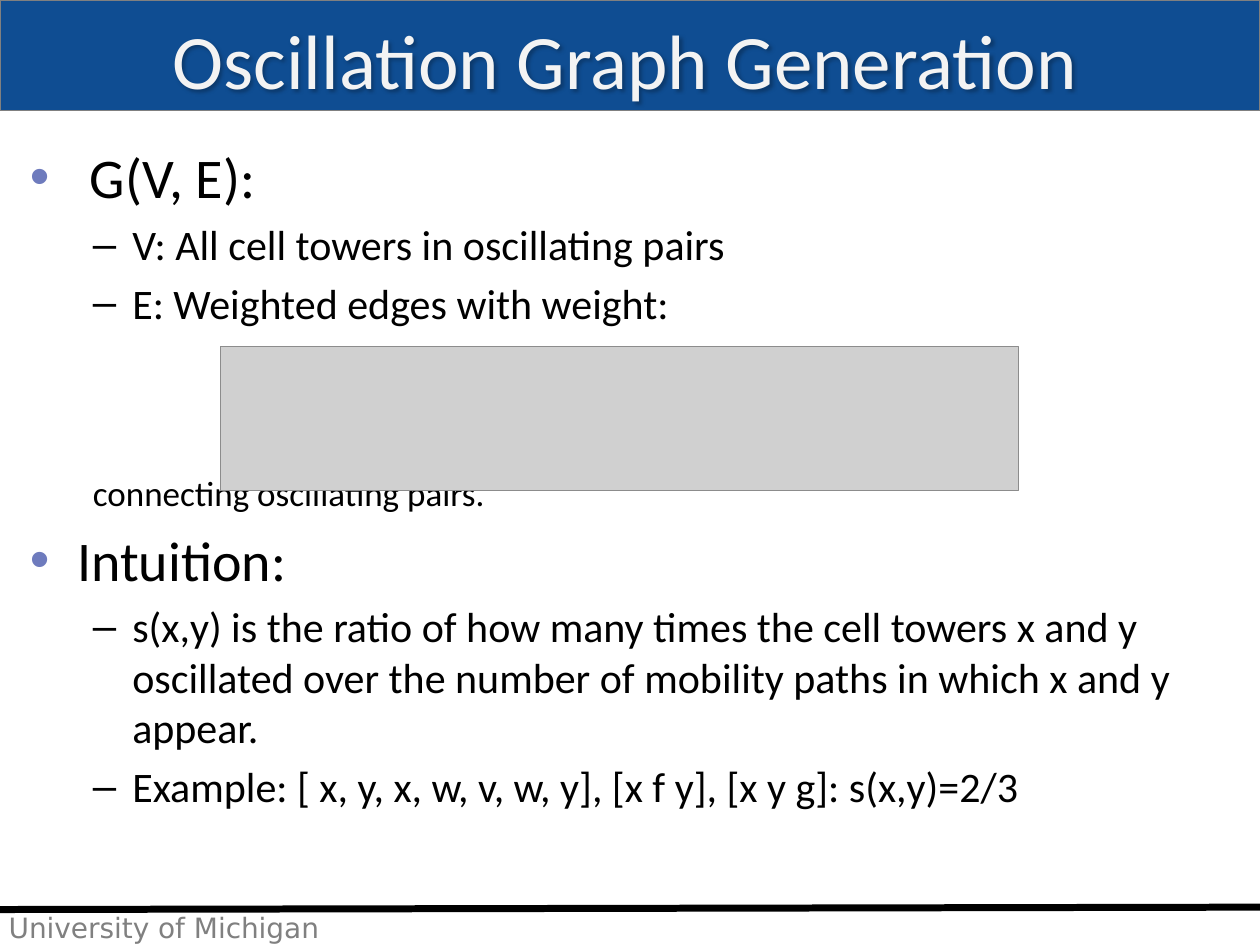
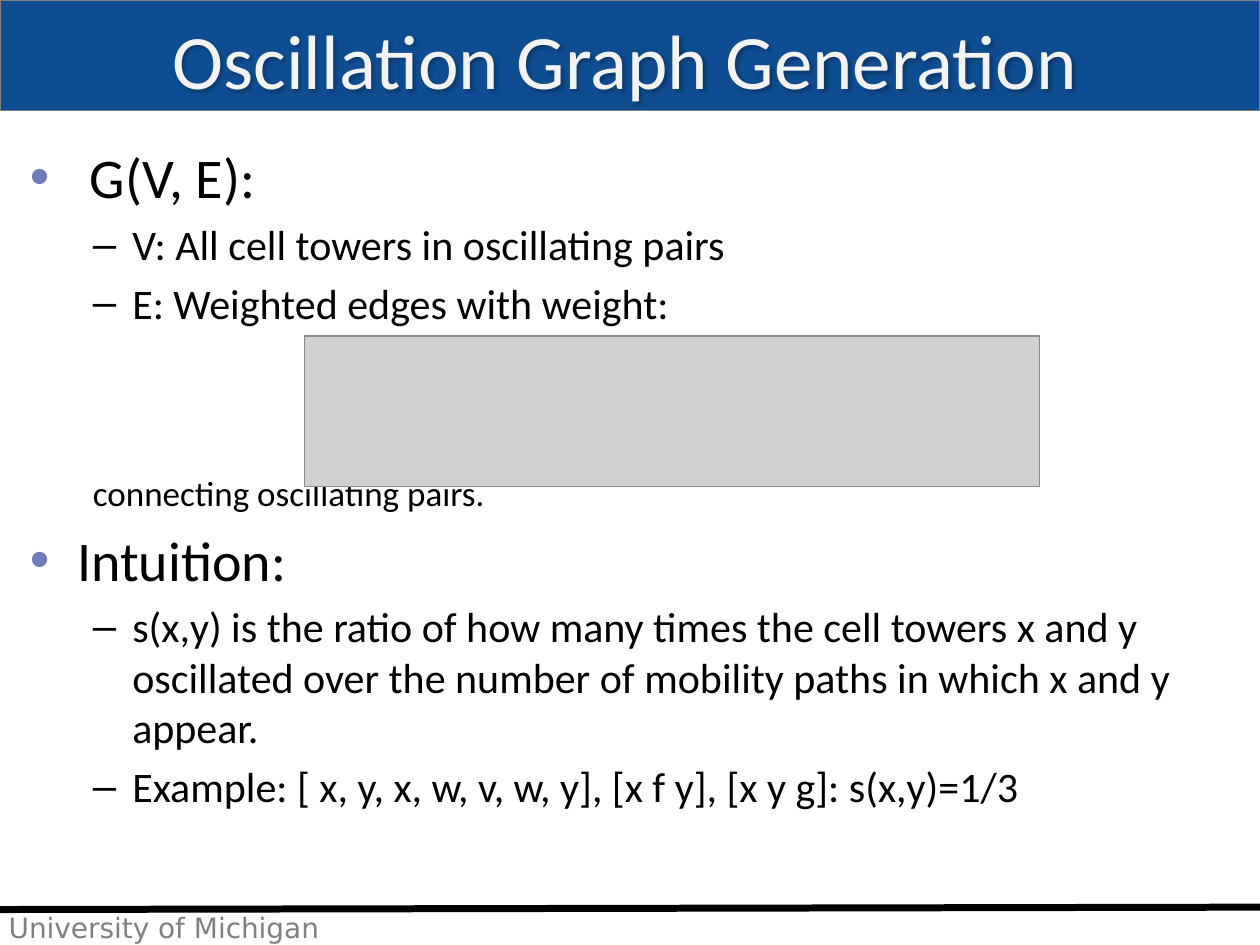
Before and after one commit to imehrdad2012/EECS589, a slide deck: slide 8 of Presentation/moradi_class19.pptx. Drawn at 1260x945 pixels with LibreOffice and Linux fonts; fonts in the diff are those of the drawing; grey boxes stand for pictures; background and template pictures are left out. Boxes give left, top, right and bottom in pixels: in the first picture for what was removed or moved away, otherwise in the second. Text is boxed around its words. In the diff, an @@ line names an element or a change of style, - is before the commit and + after.

```diff
--- a/Presentation/moradi_class19.pptx
+++ b/Presentation/moradi_class19.pptx
@@ picture: place and size @@
-picture at (220,346,1018,490)
+picture at (305,336,1040,486)
@@ text at (132,771,1018,810): text changed @@
-  – Example: [ x, y, x, w, v, w, y], [x f y], [x y g]: s(x,y)=2/3
+  – Example: [ x, y, x, w, v, w, y], [x f y], [x y g]: s(x,y)=1/3
```
Also in this commit, not shown: 8 other slides changed, 5 slides added, 3 slides removed.
